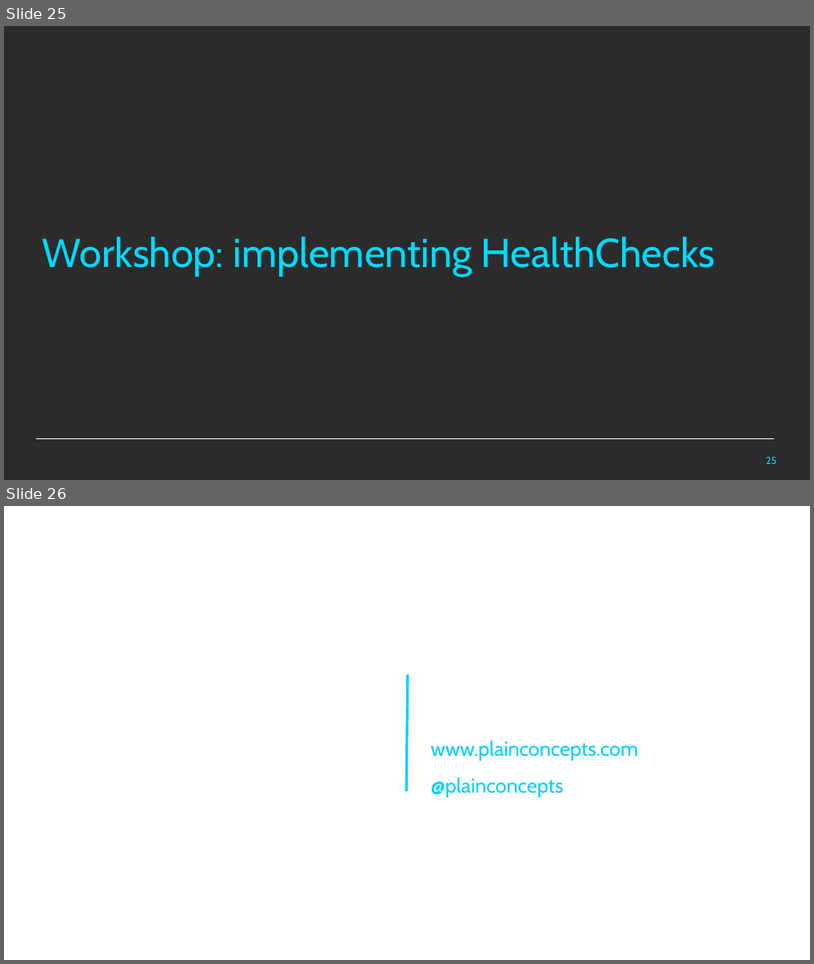
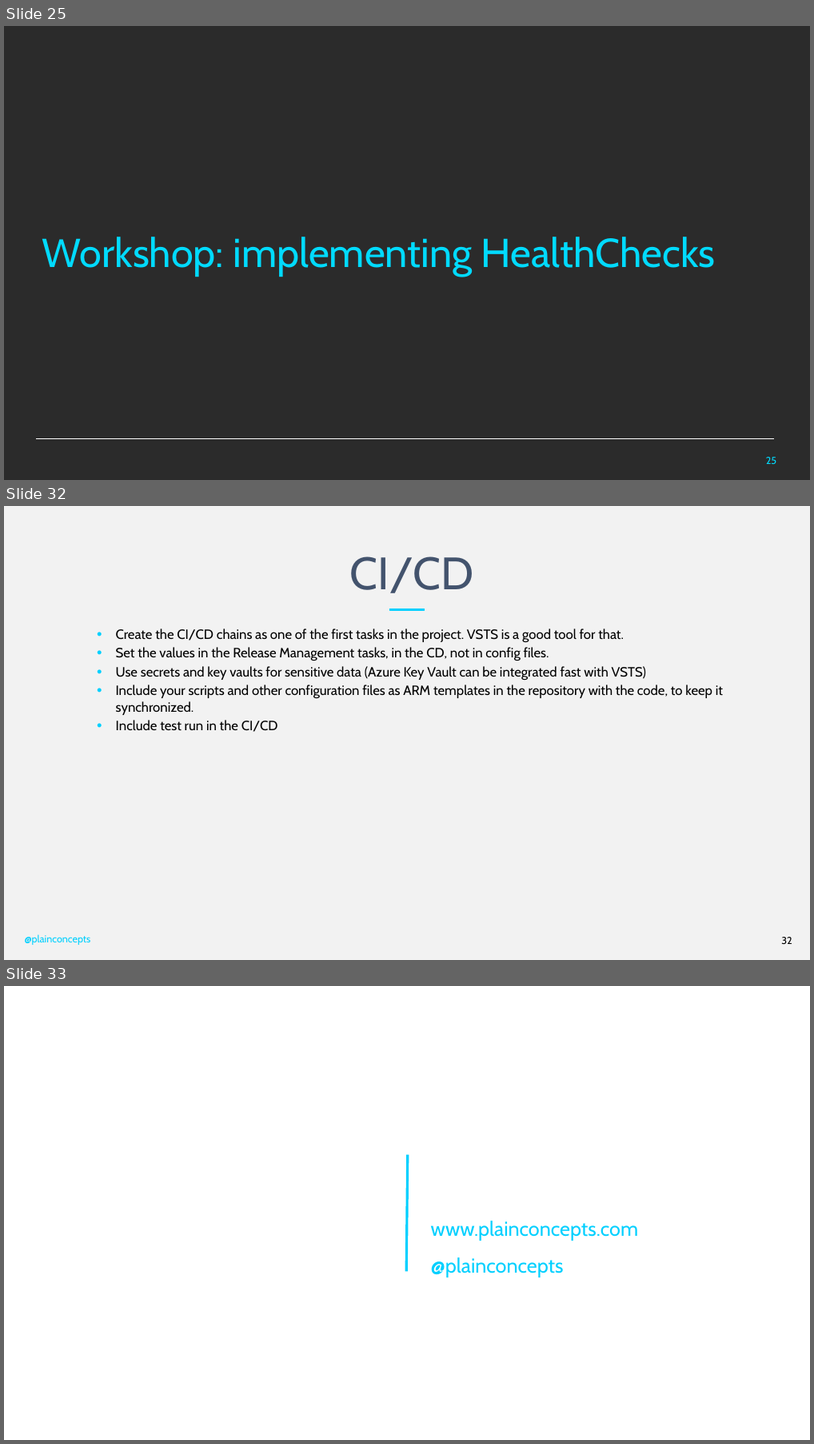
Before and after one commit to PlainConcepts/NetCore-Docker-Workshop, a slide deck: Docu/BestPractices&Antipatterns.pptx. Shown one above the other, each under a label of ours: slides 25 and 26 before the commit, slides 25, 32 and 33 after it; the slides between them are not shown. The pictures are 814x964 and 814x1444 pixels, drawn with LibreOffice and Linux fonts; fonts in the diff are those of the drawing; background and template pictures are left out; a plain dark background stands for a picture behind light text. Boxes give left, top, right and bottom in pixels: in the first picture for what was removed or moved away, otherwise in the second. Text is boxed around its words. In the diff, an @@ line names an element or a change of style, - is before the commit and + after.

```diff
--- a/Docu/BestPractices&Antipatterns.pptx
+++ b/Docu/BestPractices&Antipatterns.pptx
@@ slide 32 added at box(4, 506, 810, 960), background #F2F2F2 @@
@@ title added at box(350, 556, 474, 593), 54 pt, text #43536D @@
+CI/CD
@@ line added from (390, 609) to (425, 609), #00D0FF 3 pt @@
@@ text added at box(116, 628, 723, 732), 16 pt, text #000000 @@
+• Create the CI/CD chains as one of the first tasks in the project. VSTS is a good tool for that.
+• Set the values in the Release Management tasks, in the CD, not in config files.
+• Use secrets and key vaults for sensitive data (Azure Key Vault can be integrated fast with VSTS)
+• Include your scripts and other configuration files as ARM templates in the repository with the code, to keep it synchronized.
+• Include test run in the CI/CD
@@ text added at box(25, 934, 91, 944), 12 pt, text #00D0FF @@
+@plainconcepts
@@ page number added at box(782, 936, 792, 944), 12 pt, text #000000 @@
+32
@@ what was slide 26 is now slide 33 @@
```
Also in this commit, not shown: 5 slides changed, 6 other slides added, 1 other file.
